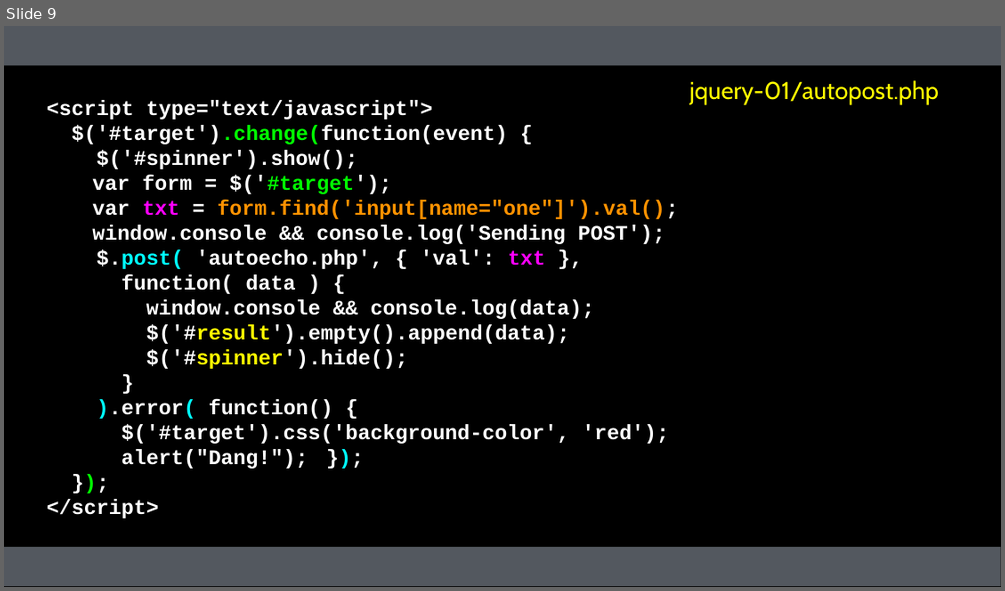
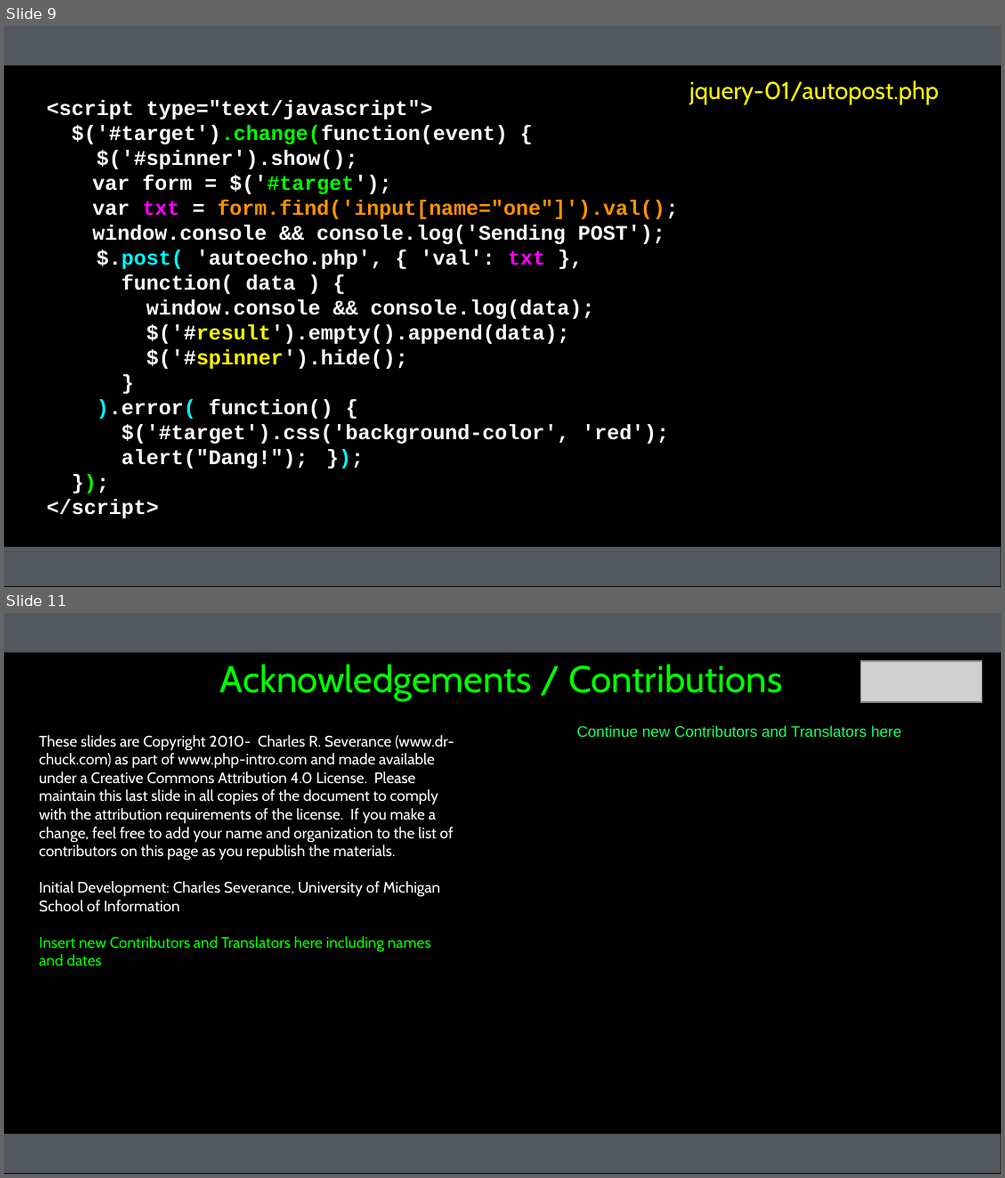
Before and after one commit to csev/wa4e, a slide deck: lectures/JS-03-JQuery.ppt. Shown one above the other, each under a label of ours: slide 9 before the commit, slides 9 and 11 after it; the slides between them are not shown. The pictures are 1005x591 and 1005x1178 pixels, drawn with LibreOffice and Linux fonts; fonts in the diff are those of the drawing; grey boxes stand for pictures. Boxes give left, top, right and bottom in pixels: in the first picture for what was removed or moved away, otherwise in the second. Text is boxed around its words. In the diff, an @@ line names an element or a change of style, - is before the commit and + after.

Commit message:
Add copyright bits, finish rest of the slide desks

```diff
--- a/lectures/JS-03-JQuery.ppt
+++ b/lectures/JS-03-JQuery.ppt
@@ slide 11 added at box(4, 613, 1001, 1174), background #000000; not listed: 2 template elements that a slide beside it also shows @@
@@ title added at box(220, 664, 782, 701), 27 pt, text #00FF00 @@
+Acknowledgements / Contributions
@@ picture added at box(861, 661, 982, 702) @@
@@ text added at box(39, 735, 453, 966), 11 pt, text #FFFFFF @@
+These slides are Copyright 2010- Charles R. Severance (www.dr-chuck.com) as part of www.php-intro.com and made available under a Creative Commons Attribution 4.0 License. Please maintain this last slide in all copies of the document to comply with the attribution requirements of the license. If you make a change, feel free to add your name and organization to the list of contributors on this page as you republish the materials.
+Initial Development: Charles Severance, University of Michigan School of Information
+Insert new Contributors and Translators here including names and dates
@@ text added at box(577, 725, 901, 737), 11 pt, text #1FFF66 @@
+Continue new Contributors and Translators here
```
Also in this commit, not shown: 1 slide changed, 2 other slides added, 1 other file.
